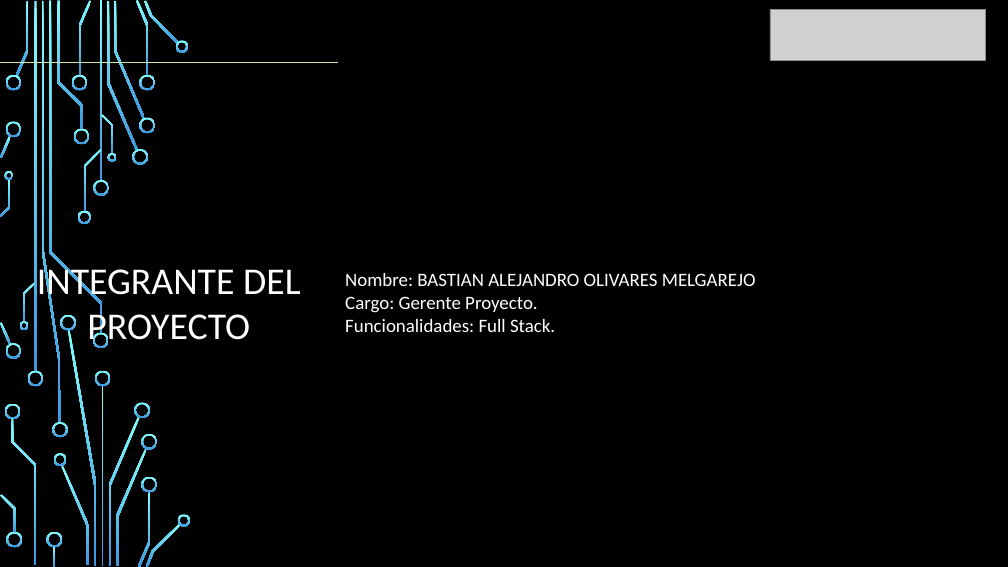
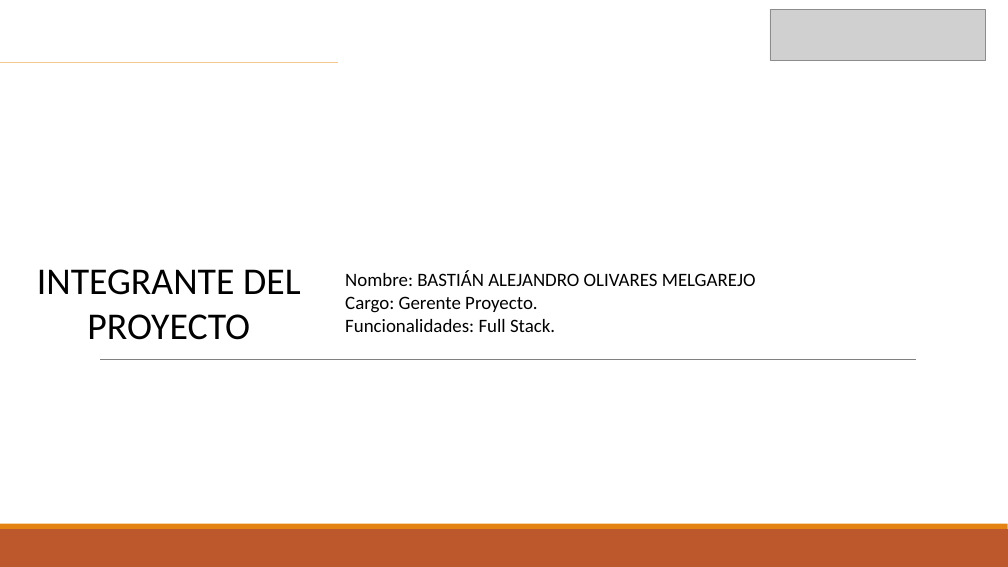
Before and after one commit to reisidente/Gestion-Bodega-Centralizada, a slide deck: slide 2 of GBFC/Fase 2/Evidencial Proyecto/Presentacion Proyecto.pptx. Drawn at 1008x567 pixels with LibreOffice and Linux fonts; fonts in the diff are those of the drawing; grey boxes stand for pictures; background and template pictures are left out. Boxes give left, top, right and bottom in pixels: in the first picture for what was removed or moved away, otherwise in the second. Text is boxed around its words. In the diff, an @@ line names an element or a change of style, - is before the commit and + after.

```diff
--- a/GBFC/Fase 2/Evidencial Proyecto/Presentacion Proyecto.pptx
+++ b/GBFC/Fase 2/Evidencial Proyecto/Presentacion Proyecto.pptx
@@ background picture (left out) to #FFFFFF @@
@@ line (0, 63) - (338, 63): stroke #D2E8AE 1.25 pt to #F6C791 1.25 pt @@
@@ text "INTEGRANTE DEL PROYECTO" at [37,269,301,340]: text colour #FFFFFF to #000000 @@
@@ text at [345,271,756,286]: text changed; text colour #FFFFFF to #000000 @@
-Nombre: BASTIAN ALEJANDRO OLIVARES MELGAREJO
+Nombre: BASTIÁN ALEJANDRO OLIVARES MELGAREJO
@@ text at [345,296,555,332]: text colour #FFFFFF to #000000 in "Cargo: Gerente Proyecto.", "Funcionalidades: Full Stack." @@
@@ line added from (100, 359) to (917, 359), #808080 0.5 pt @@
@@ group removed at [0,0,191,567]: 50 freeform shapes, 4 rectangles @@
@@ rectangle added at [0,529,1008,567], fill #BD582C @@
@@ rectangle added at [0,524,1008,529], fill #E48312 @@
```
Also in this commit, not shown: 14 other slides changed, 3 other files.
